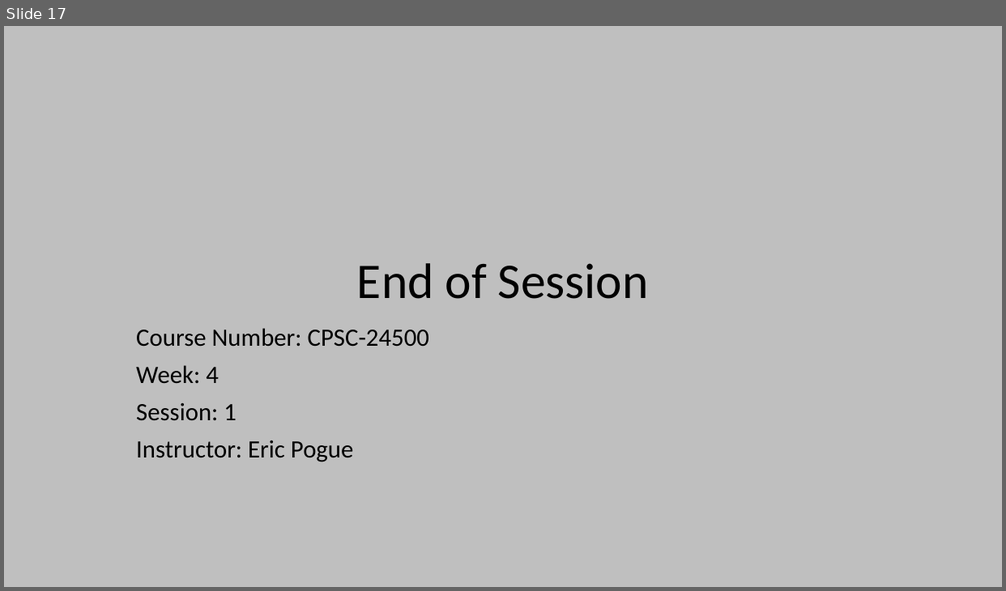
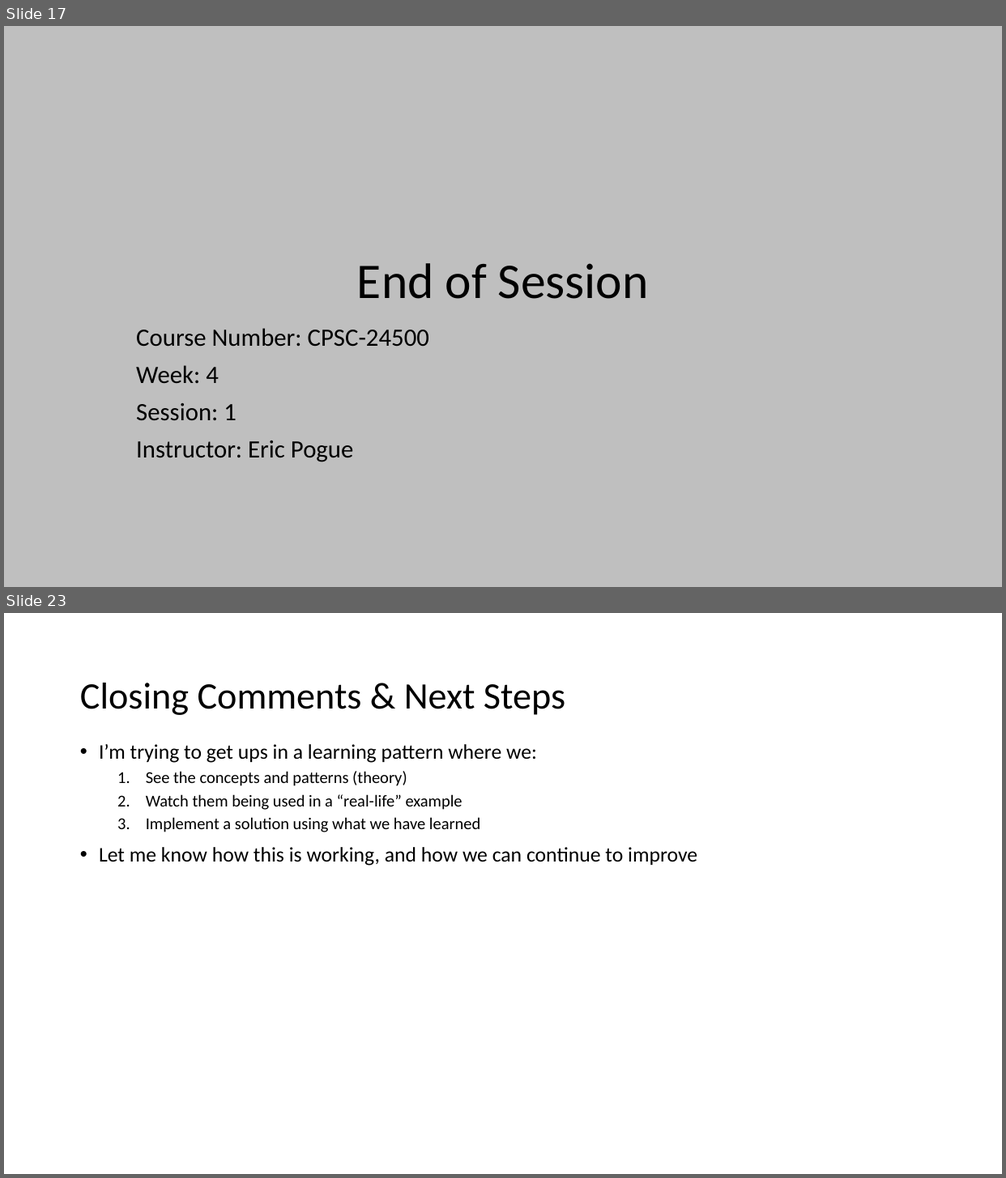
Before and after one commit to EricJPogue/www-epogue-info, a slide deck: CPSC-24500/Week04/2017SpringW04Slides.pptx. Shown one above the other, each under a label of ours: slide 17 before the commit, slides 17 and 23 after it; the slides between them are not shown. The pictures are 1006x591 and 1006x1178 pixels, drawn with LibreOffice and Linux fonts; fonts in the diff are those of the drawing. Boxes give left, top, right and bottom in pixels: in the first picture for what was removed or moved away, otherwise in the second. Text is boxed around its words. In the diff, an @@ line names an element or a change of style, - is before the commit and + after.

```diff
--- a/CPSC-24500/Week04/2017SpringW04Slides.pptx
+++ b/CPSC-24500/Week04/2017SpringW04Slides.pptx
@@ slide 23 added at box(4, 613, 1002, 1174), background #FFFFFF @@
@@ title added at box(80, 683, 565, 715), 36 pt, text #000000 @@
+Closing Comments & Next Steps
@@ text added at box(99, 744, 697, 866), 16 pt, text #000000 @@
+• I’m trying to get ups in a learning pattern where we:
+  1. See the concepts and patterns (theory)
+  2. Watch them being used in a “real-life” example
+  3. Implement a solution using what we have learned
+• Let me know how this is working, and how we can continue to improve
```
Also in this commit, not shown: 6 other slides added, 3 other files.
